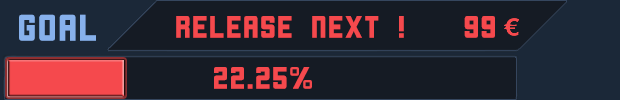
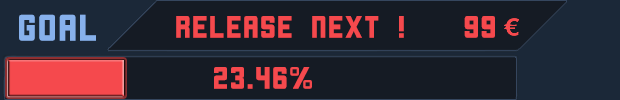
Layer changes from the first w=620, h=100 image to the second:
renamed "22.25%" to "23.46%", painted on it over [231, 67, 287, 89]
